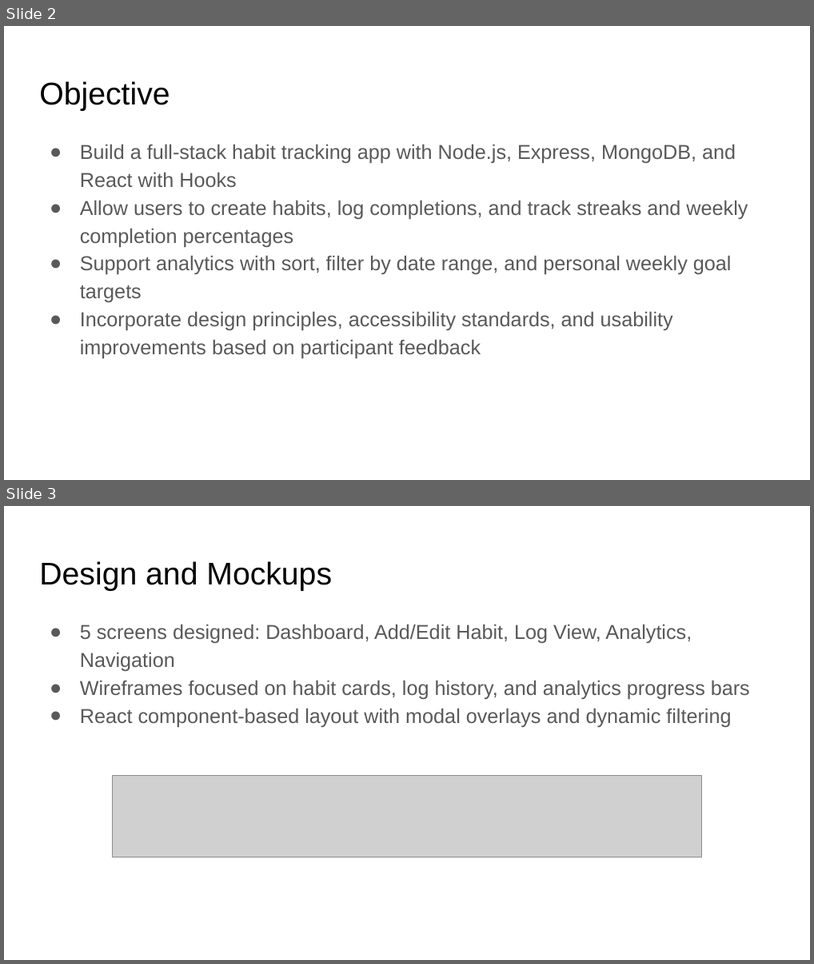
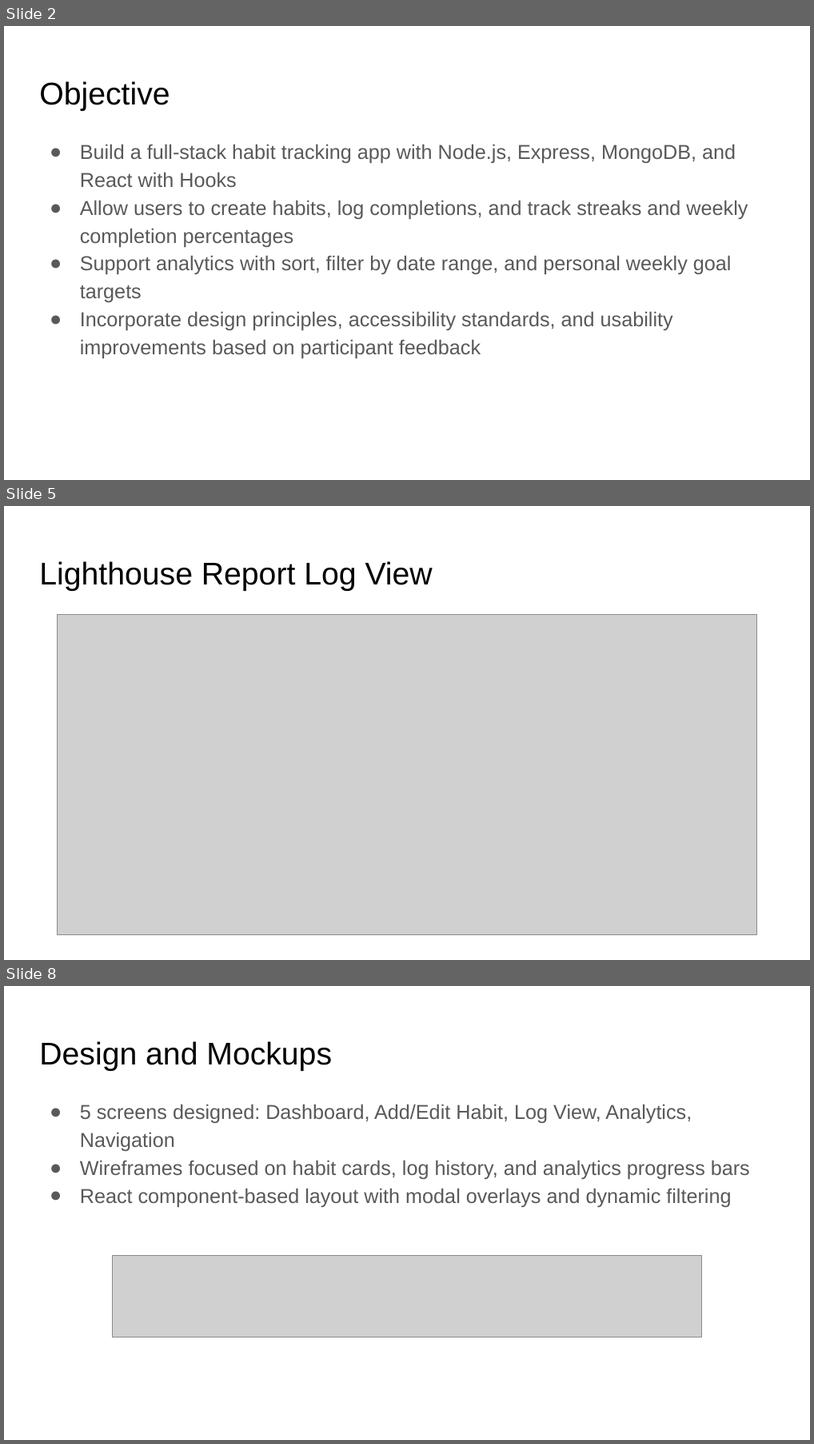
Before and after one commit to aniketnandi/Habit-Forge, a slide deck: Final Project_HabitForge_Presentation.pptx. Shown one above the other, each under a label of ours: slides 2 and 3 before the commit, slides 2, 5 and 8 after it; the slides between them are not shown. The pictures are 814x964 and 814x1444 pixels, drawn with LibreOffice and Linux fonts; fonts in the diff are those of the drawing; grey boxes stand for pictures. Boxes give left, top, right and bottom in pixels: in the first picture for what was removed or moved away, otherwise in the second. Text is boxed around its words. In the diff, an @@ line names an element or a change of style, - is before the commit and + after.

```diff
--- a/Final Project_HabitForge_Presentation.pptx
+++ b/Final Project_HabitForge_Presentation.pptx
@@ slide 5 added at (4, 506, 810, 960), background #FFFFFF @@
@@ title added at (39, 561, 433, 591), 28 pt, text #000000 @@
+Lighthouse Report Log View
@@ picture added at (58, 615, 757, 935) @@
@@ what was slide 3 is now slide 8 @@
```
Also in this commit, not shown: 1 slide changed, 4 other slides added, 2 other files.
